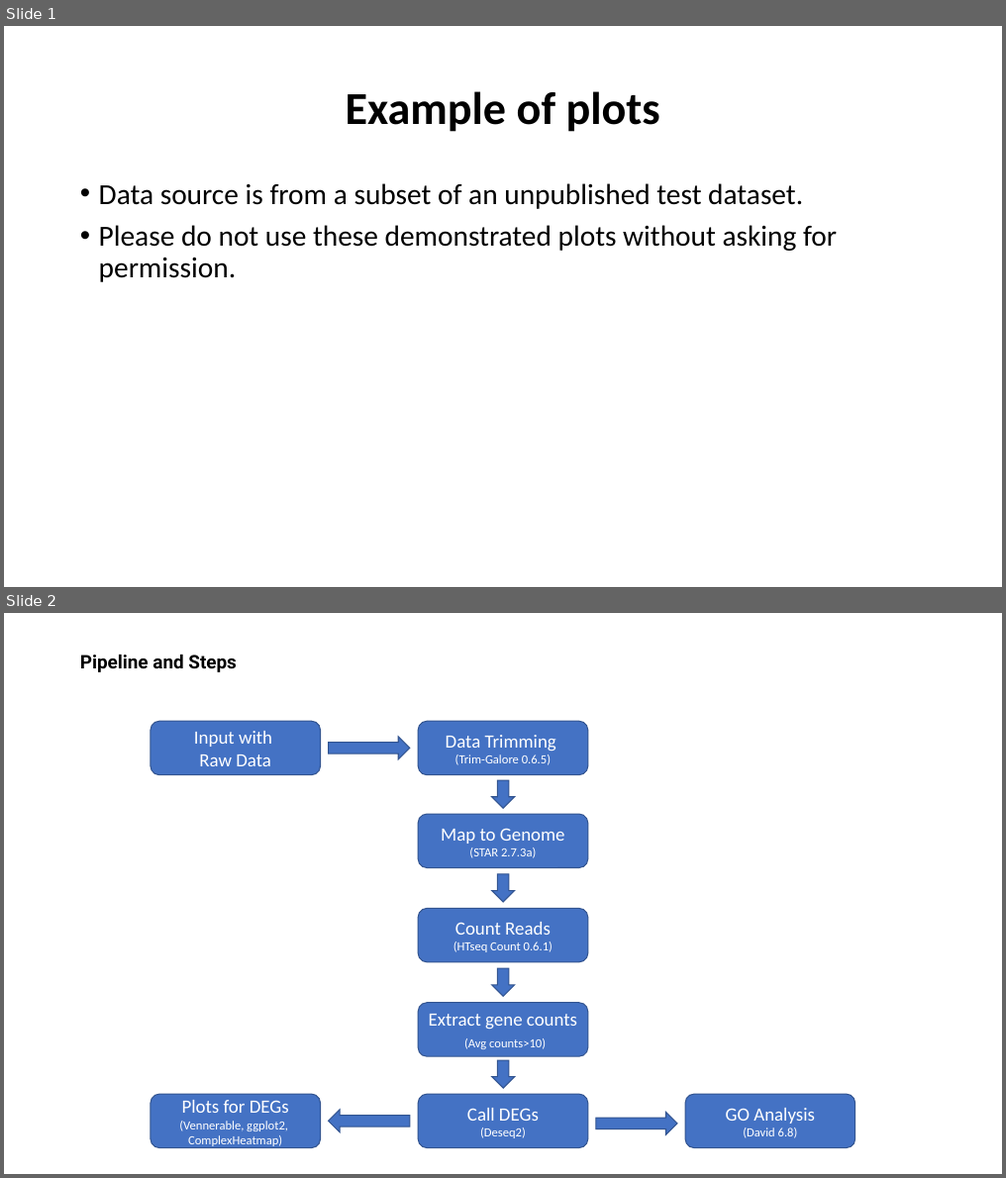
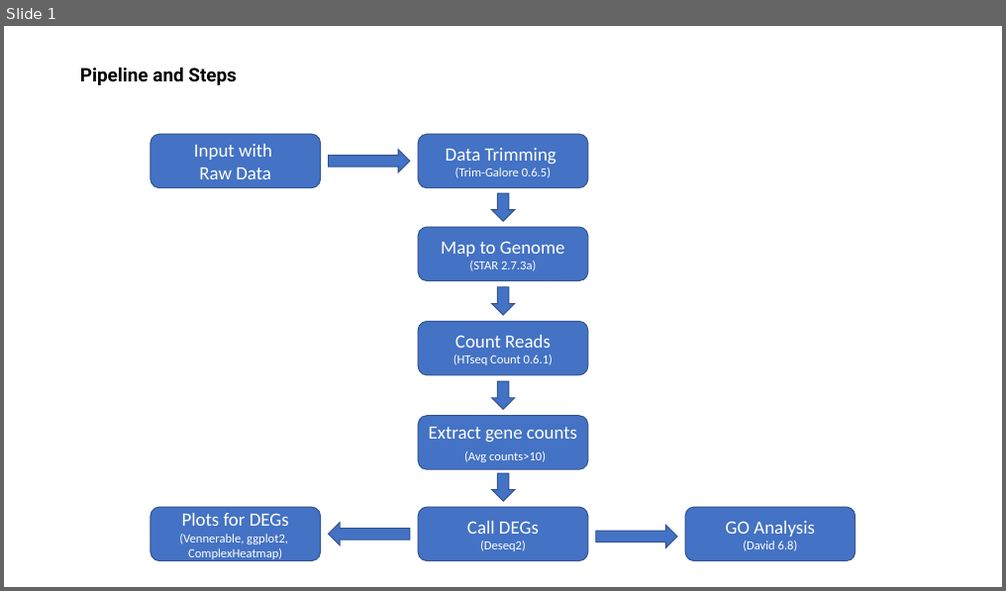
Before and after one commit to mikefeixu/RNA-Seq, a slide deck: Example of Plots.pptx. Shown one above the other, each under a label of ours: slides 1 and 2 before the commit, slide 1 after it. The pictures are 1006x1178 and 1006x591 pixels, drawn with LibreOffice and Linux fonts; fonts in the diff are those of the drawing. Boxes give left, top, right and bottom in pixels: in the first picture for what was removed or moved away, otherwise in the second. Text is boxed around its words. In the diff, an @@ line names an element or a change of style, - is before the commit and + after.

Commit message:
Updated the example plots.

```diff
--- a/Example of Plots.pptx
+++ b/Example of Plots.pptx
@@ slide 1 removed at (x1=4, y1=26, x2=1002, y2=587), background #FFFFFF @@
@@ title removed at (x1=346, y1=91, x2=660, y2=132) @@
-Example of plots
@@ text removed at (x1=99, y1=183, x2=837, y2=282) @@
-• Data source is from a subset of an unpublished test dataset.
-• Please do not use these demonstrated plots without asking for permission.
@@ what was slide 2 is now slide 1 @@
```
Also in this commit, not shown: 5 slides changed, 2 slides added, 1 other slide removed.
